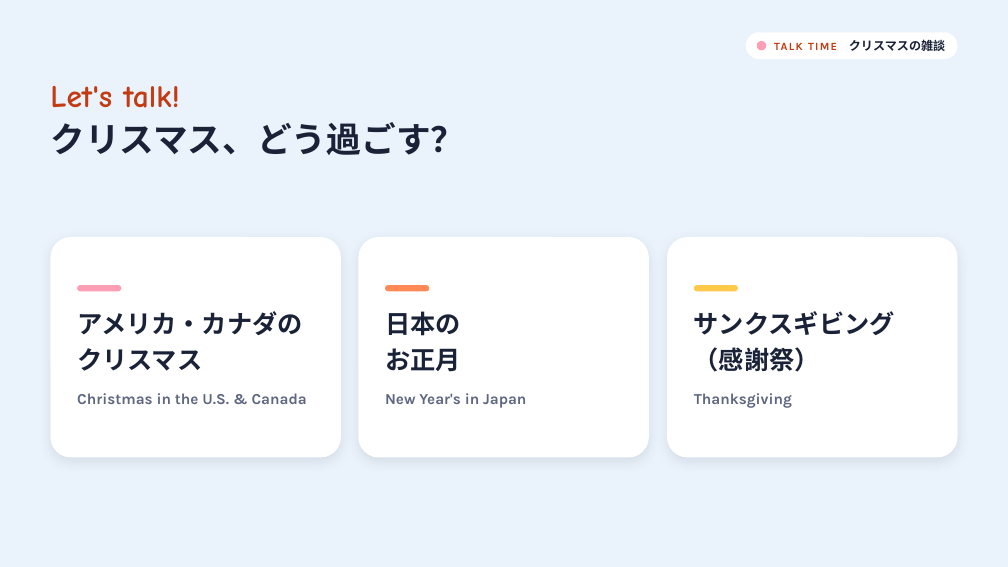
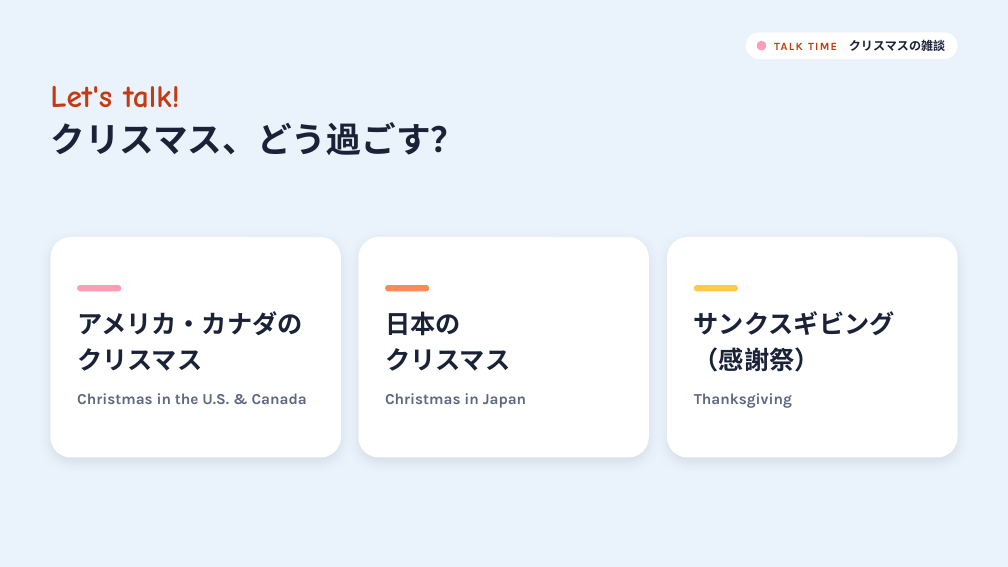
Before and after one commit to hinakajisaki-dev/hina-english, a slide deck: slide 14 of live/scott-will-can/scott-will-can.pptx. Drawn at 1008x567 pixels with LibreOffice and Linux fonts; fonts in the diff are those of the drawing. Boxes give left, top, right and bottom in pixels: in the first picture for what was removed or moved away, otherwise in the second. Text is boxed around its words. In the diff, an @@ line names an element or a change of style, - is before the commit and + after.

```diff
--- a/live/scott-will-can/scott-will-can.pptx
+++ b/live/scott-will-can/scott-will-can.pptx
@@ text at (x1=385, y1=348, x2=510, y2=371): text changed @@
-お正月
+クリスマス
@@ text at (x1=385, y1=393, x2=526, y2=408): text changed @@
-New Year's in Japan
+Christmas in Japan
```
Also in this commit, not shown: 10 other slides changed, 3 other files.
